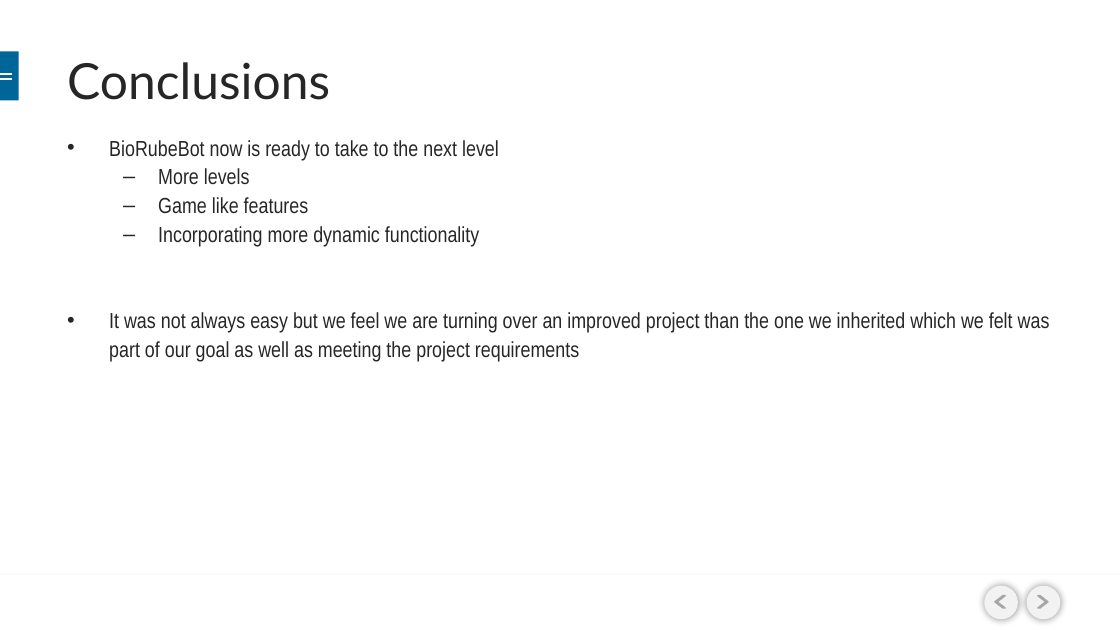
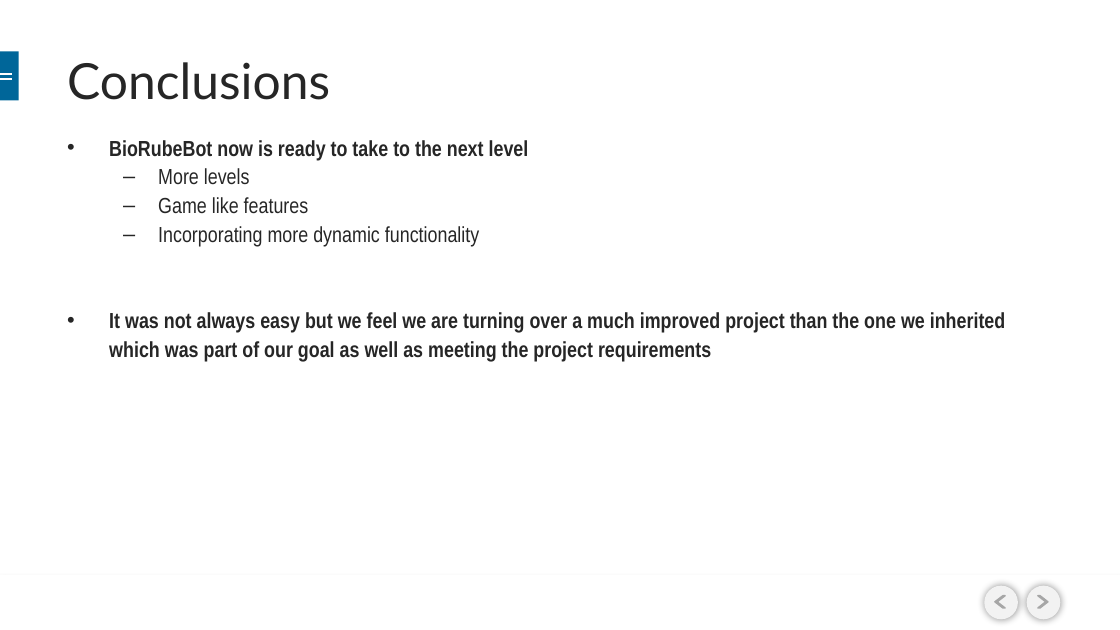
Before and after one commit to BioRubeBotProject/2015-Fall, a slide deck: slide 12 of Documents/BIORUBEBOT- CS452.pptx (slide 10 before the commit). Drawn at 1120x630 pixels with LibreOffice and Linux fonts; fonts in the diff are those of the drawing; background and template pictures are left out. Boxes give left, top, right and bottom in pixels: in the first picture for what was removed or moved away, otherwise in the second. Text is boxed around its words. In the diff, an @@ line names an element or a change of style, - is before the commit and + after.

```diff
--- a/Documents/BIORUBEBOT- CS452.pptx
+++ b/Documents/BIORUBEBOT- CS452.pptx
@@ text at <box>109,140,529,161</box>: bold on in "BioRubeBot now is ready to take to ..." @@
@@ text at <box>109,312,1005,362</box>: text changed; bold on @@
-• It was not always easy but we feel we are turning over an improved project than the one we inherited which we felt was part of our goal as well as meeting the project requirements
+• It was not always easy but we feel we are turning over a much improved project than the one we inherited which was part of our goal as well as meeting the project requirements
```
Also in this commit, not shown: 8 other slides changed, 2 slides added, 5 other files.
